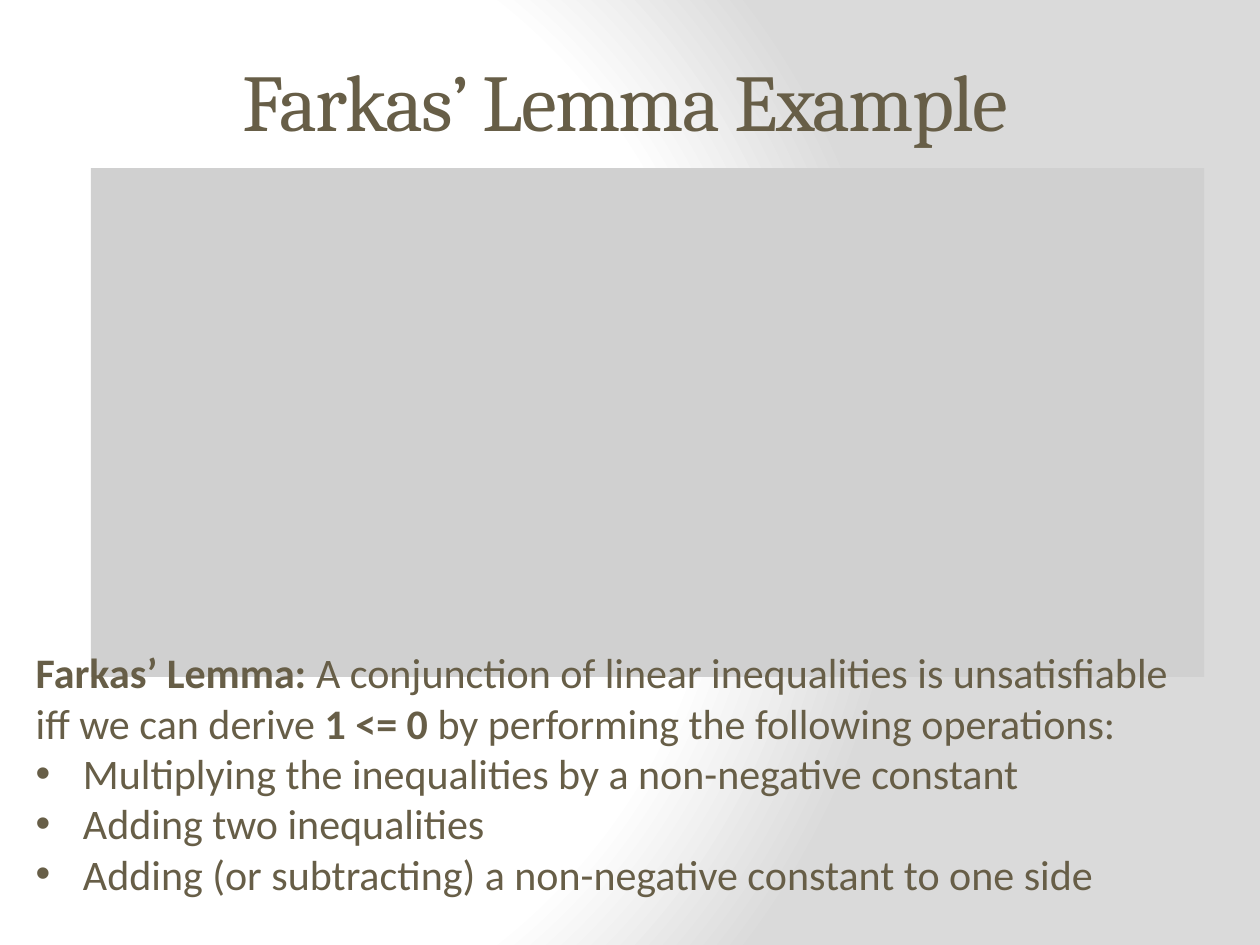
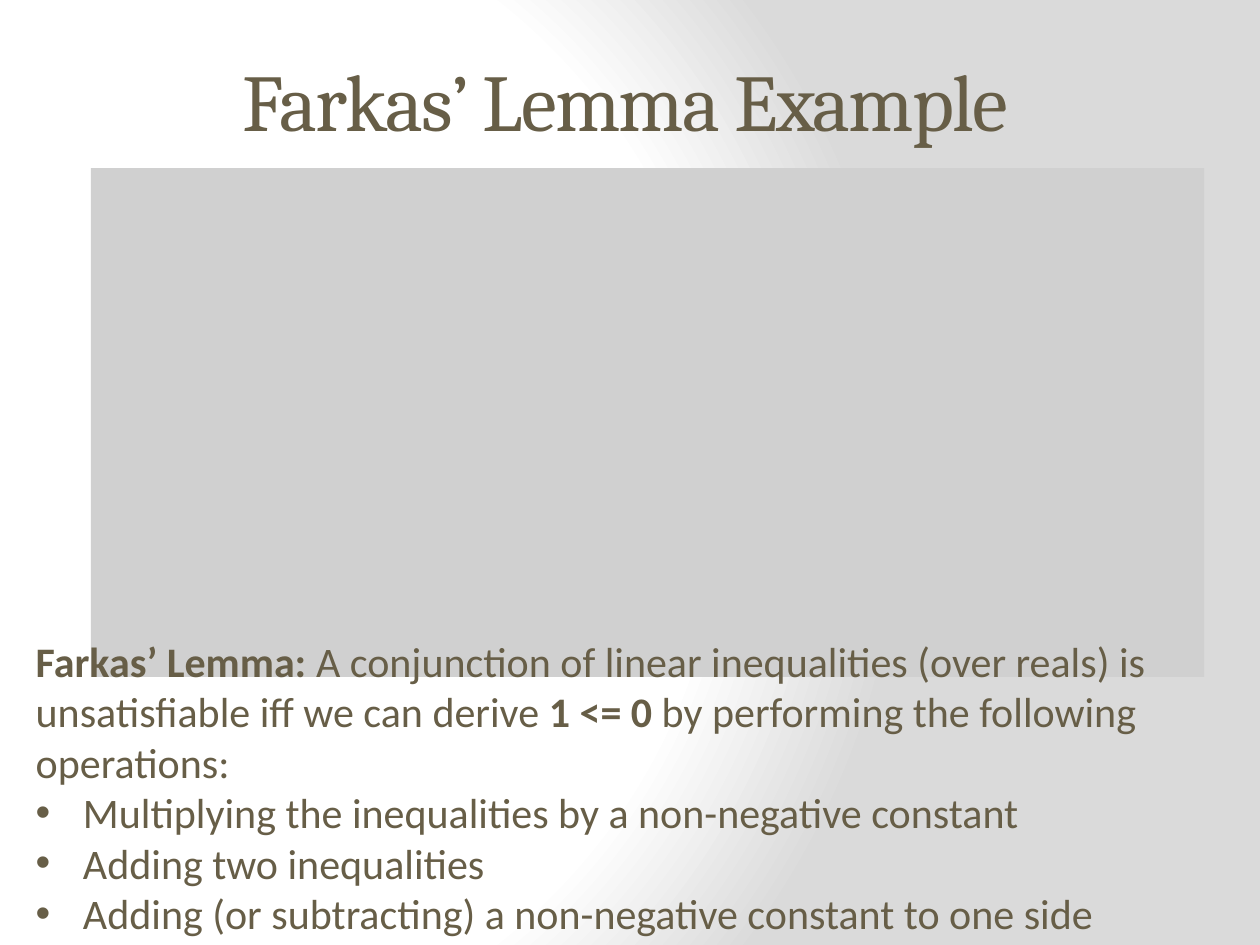
Before and after one commit to epfl-lara/leon, a slide deck: slide 10 of slides/Invariant&BoundInference.pptx. Drawn at 1260x945 pixels with LibreOffice and Linux fonts; fonts in the diff are those of the drawing; grey boxes stand for pictures. Boxes give left, top, right and bottom in pixels: in the first picture for what was removed or moved away, otherwise in the second. Text is boxed around its words. In the diff, an @@ line names an element or a change of style, - is before the commit and + after.

Commit message:
Adding SAV lecture slides

```diff
--- a/slides/Invariant&BoundInference.pptx
+++ b/slides/Invariant&BoundInference.pptx
@@ text "Farkas’ Lemma: A conjunction of ...": place and size @@
-text "Farkas’ Lemma: A conjunction of ..." at [36,654,1168,897]
+text "Farkas’ Lemma: A conjunction of ..." at [36,642,1145,936]
@@ text at [36,642,1145,785]: text changed @@
-Farkas’ Lemma: A conjunction of linear inequalities is unsatisfiable
-iff we can derive 1 <= 0 by performing the following operations:
+Farkas’ Lemma: A conjunction of linear inequalities (over reals) is unsatisfiable iff we can derive 1 <= 0 by performing the following operations:
```
Also in this commit, not shown: 5 other slides changed, 1 slide added, 1 other file.
